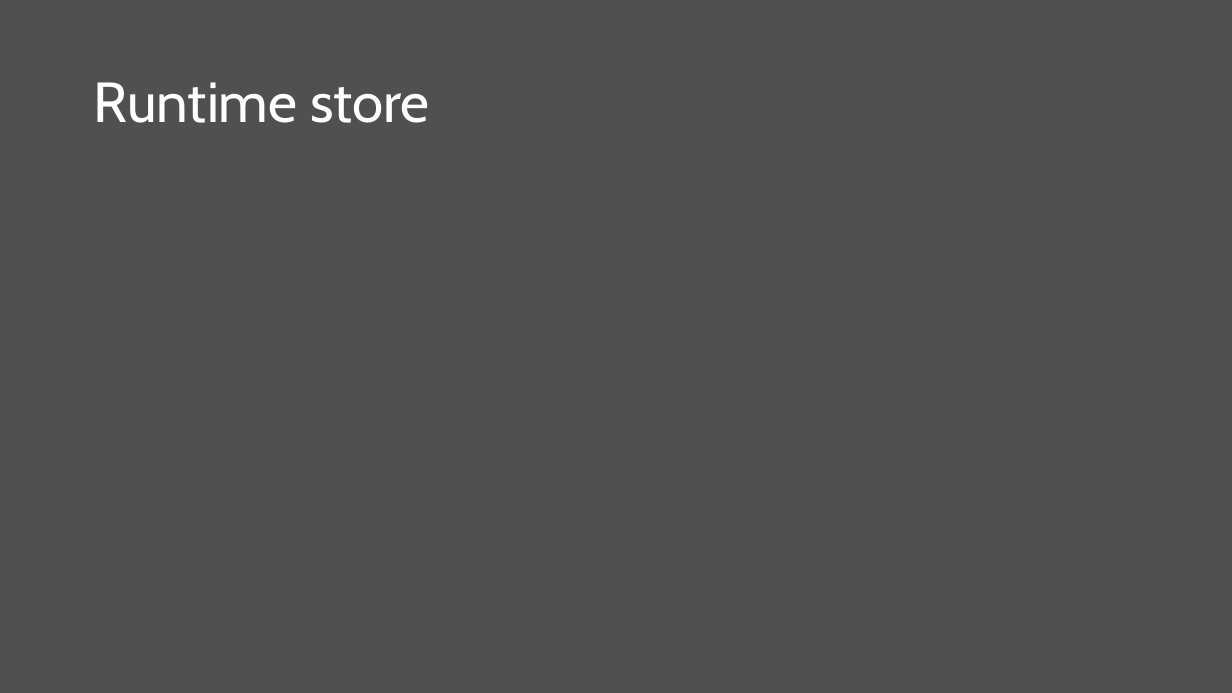
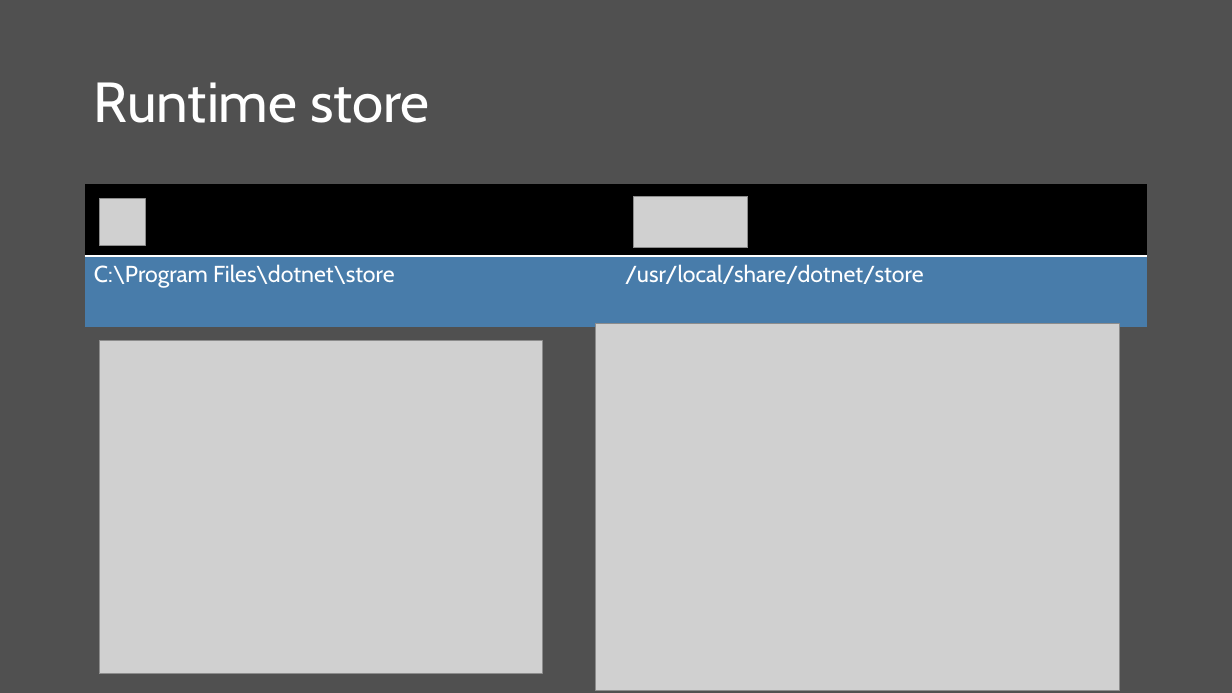
Before and after one commit to scottaddie/slide-decks, a slide deck: slide 6 of Whats New in ASP.NET Core 2.0.pptx. Drawn at 1232x693 pixels with LibreOffice and Linux fonts; fonts in the diff are those of the drawing; grey boxes stand for pictures. Boxes give left, top, right and bottom in pixels: in the first picture for what was removed or moved away, otherwise in the second. Text is boxed around its words. In the diff, an @@ line names an element or a change of style, - is before the commit and + after.

Commit message:
Update Runtime Store slide

```diff
--- a/Whats New in ASP.NET Core 2.0.pptx
+++ b/Whats New in ASP.NET Core 2.0.pptx
@@ table added at [85, 185, 1148, 328], 2 rows, 2 columns @@
+ | 
+C:\Program Files\dotnet\store | /usr/local/share/dotnet/store
@@ picture added at [99, 199, 145, 246] @@
@@ picture added at [633, 196, 748, 248] @@
@@ picture added at [596, 324, 1120, 691] @@
@@ picture added at [99, 341, 543, 674] @@
```
